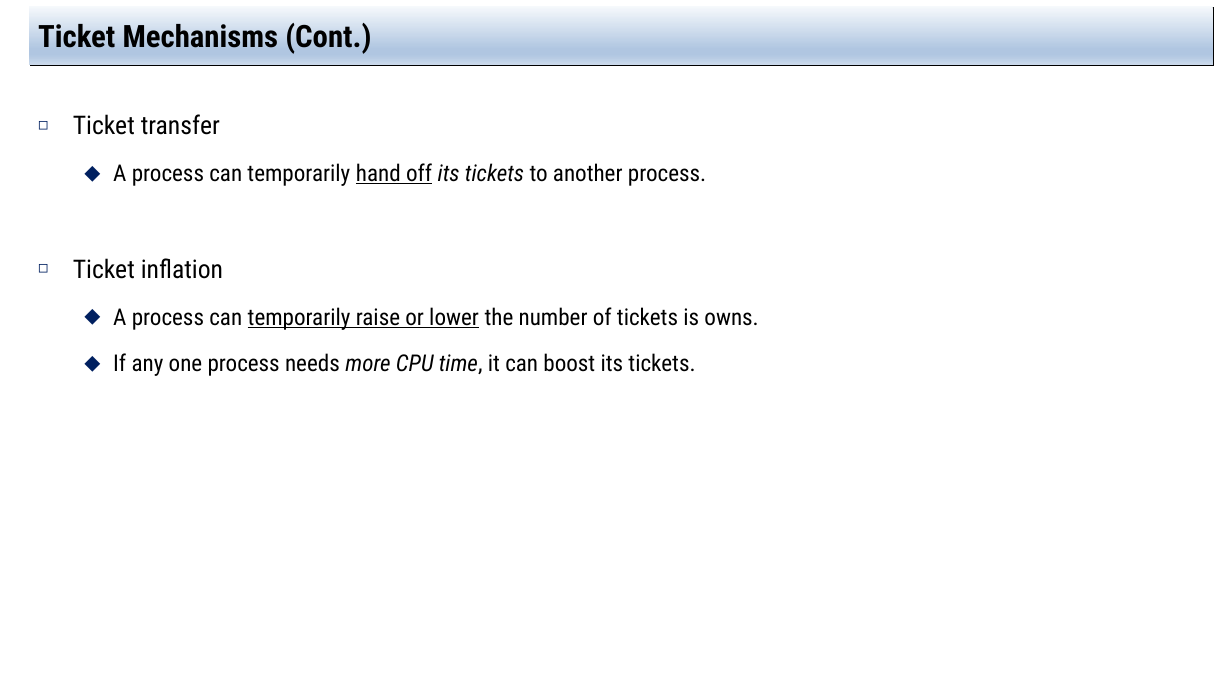
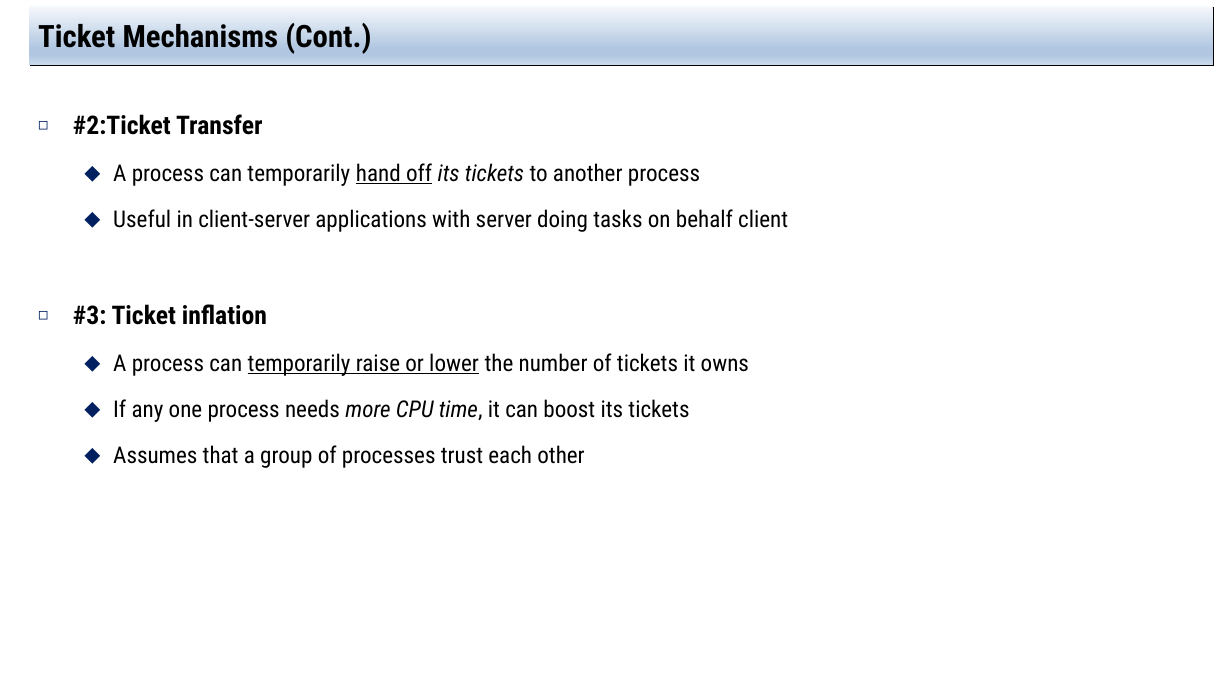
Before and after one commit to jachermocilla/extra-course-materials, a slide deck: slide 10 of cmsc125/ostep/slides/01.Virtualization/09.Scheduling_Proportional_Share.pptx (slide 9 before the commit). Drawn at 1232x693 pixels with LibreOffice and Linux fonts; fonts in the diff are those of the drawing. Boxes give left, top, right and bottom in pixels: in the first picture for what was removed or moved away, otherwise in the second. Text is boxed around its words. In the diff, an @@ line names an element or a change of style, - is before the commit and + after.

```diff
--- a/cmsc125/ostep/slides/01.Virtualization/09.Scheduling_Proportional_Share.pptx
+++ b/cmsc125/ostep/slides/01.Virtualization/09.Scheduling_Proportional_Share.pptx
@@ text at bbox=[73, 114, 788, 468]: text changed @@
-◻ Ticket transfer
-  ⬥ A process can temporarily hand off its tickets to another process.
-◻ Ticket inflation
-  ⬥ A process can temporarily raise or lower the number of tickets is owns.
-  ⬥ If any one process needs more CPU time, it can boost its tickets.
+◻ #2:Ticket Transfer
+  ⬥ A process can temporarily hand off its tickets to another process
+  ⬥ Useful in client-server applications with server doing tasks on behalf client
+◻ #3: Ticket inflation
+  ⬥ A process can temporarily raise or lower the number of tickets it owns
+  ⬥ If any one process needs more CPU time, it can boost its tickets
+  ⬥ Assumes that a group of processes trust each other
```
Also in this commit, not shown: 8 other slides changed, 9 slides added.
